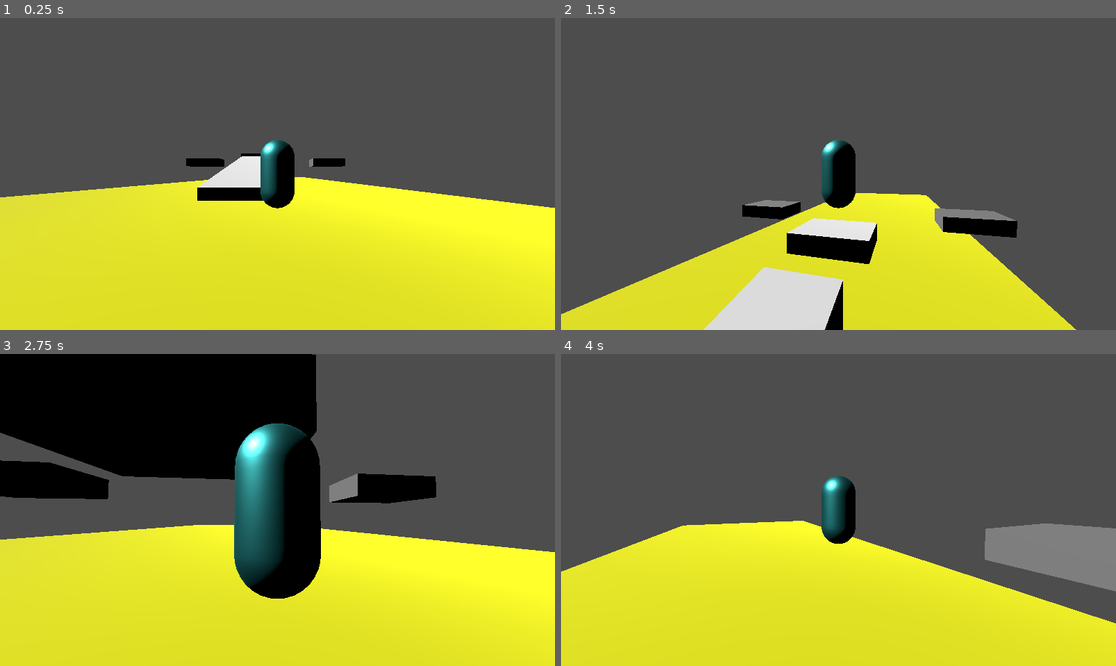
Above: before the commit, frames 1-4 (two rows, left to right).
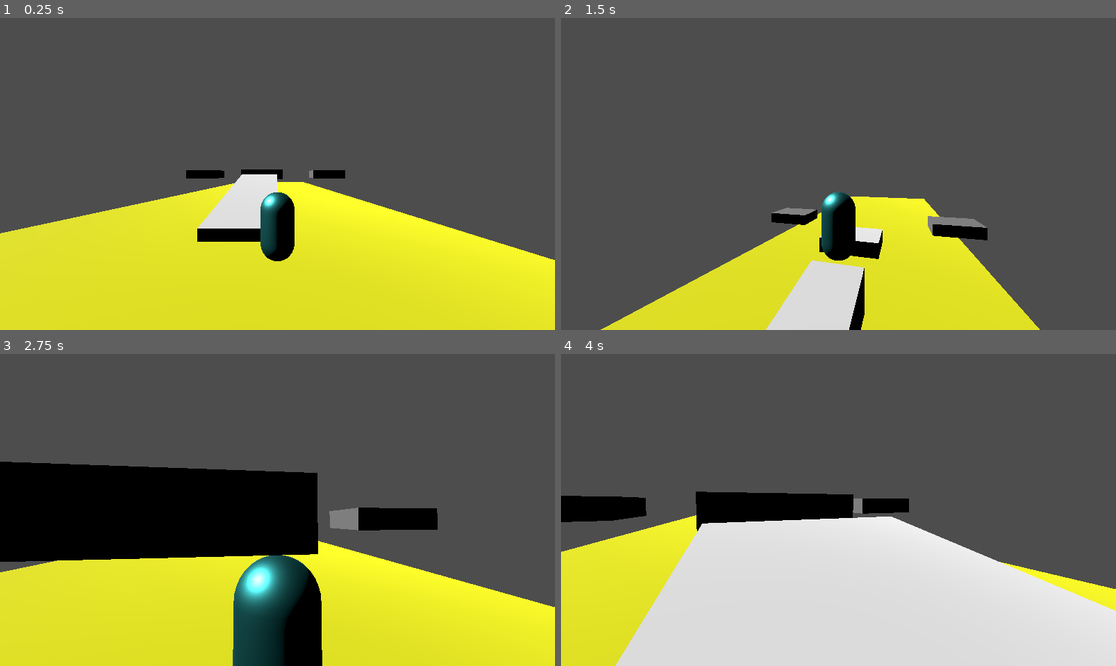
Above: after the commit, the same moments.

Repository: AdrielSRamz/ActividadMovimiento3D
Game: Godot game, scene res://Mundo/Mundo.tscn
Same seed, same stepped clock (60 frames per second), same inputs: the game is played once before the commit and once after it. The project has no main scene, so this scene is started directly.
Inputs (mouse positions are in pixels of both pictures, inside the frame that each line leads up to):
- Up to frame 1 (0.25 s): no input
- Up to frame 2 (1.5 s): tap Enter at 0.5 s; move the mouse to (866, 174) at 0.52 s; hold W (adelante) from 0.53 s (still down); tap Shift (dash, bound only after the commit) at 0.6 s; tap Space (salto) at 0.77, 0.8, 1.07, 1.35 s; move the mouse to (810, 174) at 1.27 s
- Up to frame 3 (2.75 s): keep holding W (adelante); tap Space (salto) at 1.52, 1.82, 2.3 s; tap Shift (dash, bound only after the commit) at 1.55, 2.1 s; move the mouse to (288, 503) at 2.02 s
- Up to frame 4 (4 s): keep holding W (adelante); move the mouse to (832, 516) at 2.77 s; tap Shift (dash, bound only after the commit) at 2.85 s; tap Space (salto) at 3.02, 3.32, 3.6, 3.77 s; move the mouse to (877, 513) at 3.52 s

The runs differ from the first frame. In frame 1, 12% of the frame differs, in the area x 0-100%, y 38-78%; in frame 2, 12%; in frame 3, 46%, in the area x 0-100%, y 0-100%; in frame 4, 42%.

Commit message:
eliminar moneda

Diff:
--- /dev/null
+++ b/actividad-movimiento-3d/Moneda/moneda.gd
@@ -0,0 +1,7 @@
+extends Node3D
+
+
+func _on_area_3d_body_entered(body: Node3D) -> void:
+	if body.is_in_group("player"):
+		body.get_parent().aumentar_moneda()
+	queue_free()
--- /dev/null
+++ b/actividad-movimiento-3d/Moneda/moneda.tscn
@@ -0,0 +1,20 @@
+[gd_scene format=3 uid="uid://bihplut21cssn"]
+
+[ext_resource type="Script" uid="uid://c3fy28qhxp35b" path="res://Moneda/moneda.gd" id="1_r1y8n"]
+
+[sub_resource type="SphereShape3D" id="SphereShape3D_jrl8c"]
+
+[node name="Moneda" type="Node3D" unique_id=1658418111]
+transform = Transform3D(0.505, 0, 0, 0, 0.505, 0, 0, 0, 0.505, 0, 0, 0)
+script = ExtResource("1_r1y8n")
+
+[node name="CSGCombiner3D" type="CSGCombiner3D" parent="." unique_id=1003800509]
+
+[node name="CSGSphere3D" type="CSGSphere3D" parent="CSGCombiner3D" unique_id=1894300353]
+
+[node name="Area3D" type="Area3D" parent="." unique_id=38012008]
+
+[node name="CollisionShape3D" type="CollisionShape3D" parent="Area3D" unique_id=915821321]
+shape = SubResource("SphereShape3D_jrl8c")
+
+[connection signal="body_entered" from="Area3D" to="." method="_on_area_3d_body_entered"]
--- a/actividad-movimiento-3d/Mundo/Mundo.tscn
+++ b/actividad-movimiento-3d/Mundo/Mundo.tscn
@@ -1,6 +1,7 @@
 [gd_scene format=3 uid="uid://bsqjtixyb7gre"]
 
 [ext_resource type="PackedScene" uid="uid://cq2fo83yvfrp4" path="res://Player/Player.tscn" id="1_e6wru"]
+[ext_resource type="Script" uid="uid://bekpoag2p35ac" path="res://Mundo/mundo.gd" id="1_mh57a"]
 [ext_resource type="Texture2D" uid="uid://c4qqs4cetoibf" path="res://Mundo/plataformas.tres" id="2_lhn5i"]
 
 [sub_resource type="StandardMaterial3D" id="StandardMaterial3D_mh57a"]
@@ -15,6 +16,7 @@
 uv1_world_triplanar = true
 
 [node name="Node3D" type="Node3D" unique_id=1430541452]
+script = ExtResource("1_mh57a")
 
 [node name="Player" parent="." unique_id=157615795 instance=ExtResource("1_e6wru")]
 transform = Transform3D(1, 0, 0, 0, 1, 0, 0, 0, 1, 0, 3, 0)
--- /dev/null
+++ b/actividad-movimiento-3d/Mundo/mundo.gd
@@ -0,0 +1,7 @@
+extends Node3D
+
+
+
+func _process(delta: float) -> void:
+	if Input.is_action_just_pressed("salir"):
+		get_tree().quit()
--- a/actividad-movimiento-3d/Player/Player.tscn
+++ b/actividad-movimiento-3d/Player/Player.tscn
@@ -30,6 +30,7 @@
 [node name="CharacterBody3D" type="CharacterBody3D" parent="." unique_id=832661345]
 
 [node name="SpringArm3D" type="SpringArm3D" parent="CharacterBody3D" unique_id=1811064476]
+transform = Transform3D(1, 0, 0, 0, 1, 0, 0, 0, 1, 0, 1.534332, 0)
 spring_length = 6.0
 script = ExtResource("2_q3lat")
 
--- a/actividad-movimiento-3d/Player/player.gd
+++ b/actividad-movimiento-3d/Player/player.gd
@@ -4,10 +4,16 @@
 
 @export var speed = 14
 @export var aceleracion_caida = 75
+@export var impulso_salto = 20
+@export var dash_velocidad = 50
 
 var target_velocity = Vector3.ZERO
-@export var impulso_salto = 20
 var doblesalto = true
+var dash = true
+var en_dash = false
+var final_direction = Vector3.ZERO
+var monedas = 0
+
 
 func _physics_process(delta: float) -> void:
 	var direction = Vector3.ZERO
@@ -23,8 +29,14 @@
 
 	if direction != Vector3.ZERO:
 		direction = direction.normalized()
+		final_direction = direction
 		$CharacterBody3D/pivot.basis = Basis.looking_at(direction)
 
+	if Input.is_action_just_pressed("dash") and dash and direction != Vector3.ZERO:
+		hacer_dash(direction)
+	if en_dash:
+		player.move_and_slide()
+		return
 	target_velocity.x = direction.x * speed
 	target_velocity.z = direction.z * speed
 
@@ -42,4 +54,25 @@
 			target_velocity.y = impulso_salto
 
 
+
 	player.move_and_slide()
+
+func hacer_dash(direction: Vector3)->void:
+	dash = false
+	en_dash = true
+
+	player.velocity = direction * dash_velocidad
+	player.velocity.y = 0
+
+	var dash_duration = 0.2
+	await get_tree().create_timer(dash_duration).timeout
+
+	en_dash = false
+
+	var dash_cooldown = 2.0
+	await get_tree().create_timer(dash_cooldown).timeout
+
+	dash = true
+
+func aumentar_monedas():
+	monedas += 1
--- a/actividad-movimiento-3d/Player/spring_arm_camera.gd
+++ b/actividad-movimiento-3d/Player/spring_arm_camera.gd
@@ -9,4 +9,3 @@
 	if event is InputEventMouseMotion:
 		rotation.y -= event.relative.x * sensibilidad_mouse
 		rotation.x -= event.relative.y * sensibilidad_mouse
-# Called every frame. 'delta' is the elapsed time since the previous frame.
--- /dev/null
+++ b/actividad-movimiento-3d/UI/ui.gd
@@ -0,0 +1,3 @@
+extends Node
+
+@onready var player = $"."
--- /dev/null
+++ b/actividad-movimiento-3d/UI/ui.tscn
@@ -0,0 +1,13 @@
+[gd_scene format=3 uid="uid://c2hjulabp0hax"]
+
+[ext_resource type="Script" uid="uid://dulv4i83hjkyj" path="res://UI/ui.gd" id="1_2fwl4"]
+
+[node name="UI" type="Node" unique_id=1478653623]
+script = ExtResource("1_2fwl4")
+
+[node name="CanvasLayer" type="CanvasLayer" parent="." unique_id=1914596349]
+
+[node name="Label" type="Label" parent="CanvasLayer" unique_id=1161268890]
+offset_right = 40.0
+offset_bottom = 23.0
+text = "contador monedas"
--- a/actividad-movimiento-3d/project.godot
+++ b/actividad-movimiento-3d/project.godot
@@ -41,6 +41,16 @@
 "events": [Object(InputEventKey,"resource_local_to_scene":false,"resource_name":"","device":-1,"window_id":0,"alt_press …(191 unchanged characters)…
 ]
 }
+dash={
+"deadzone": 0.2,
+"events": [Object(InputEventKey,"resource_local_to_scene":false,"resource_name":"","device":-1,"window_id":0,"alt_pressed":false,"shift_pressed":false,"ctrl_pressed":false,"meta_pressed":false,"pressed":false,"keycode":0,"physical_keycode":4194325,"key_label":0,"unicode":0,"location":0,"echo":false,"script":null)
+]
+}
+salir={
+"deadzone": 0.2,
+"events": [Object(InputEventKey,"resource_local_to_scene":false,"resource_name":"","device":-1,"window_id":0,"alt_pressed":false,"shift_pressed":false,"ctrl_pressed":false,"meta_pressed":false,"pressed":false,"keycode":0,"physical_keycode":4194305,"key_label":0,"unicode":0,"location":0,"echo":false,"script":null)
+]
+}
 
 [physics]
 
Not shown, added: actividad-movimiento-3d/Moneda/moneda.gd.uid
Not shown, added: actividad-movimiento-3d/Mundo/mundo.gd.uid
Not shown, added: actividad-movimiento-3d/UI/ui.gd.uid
